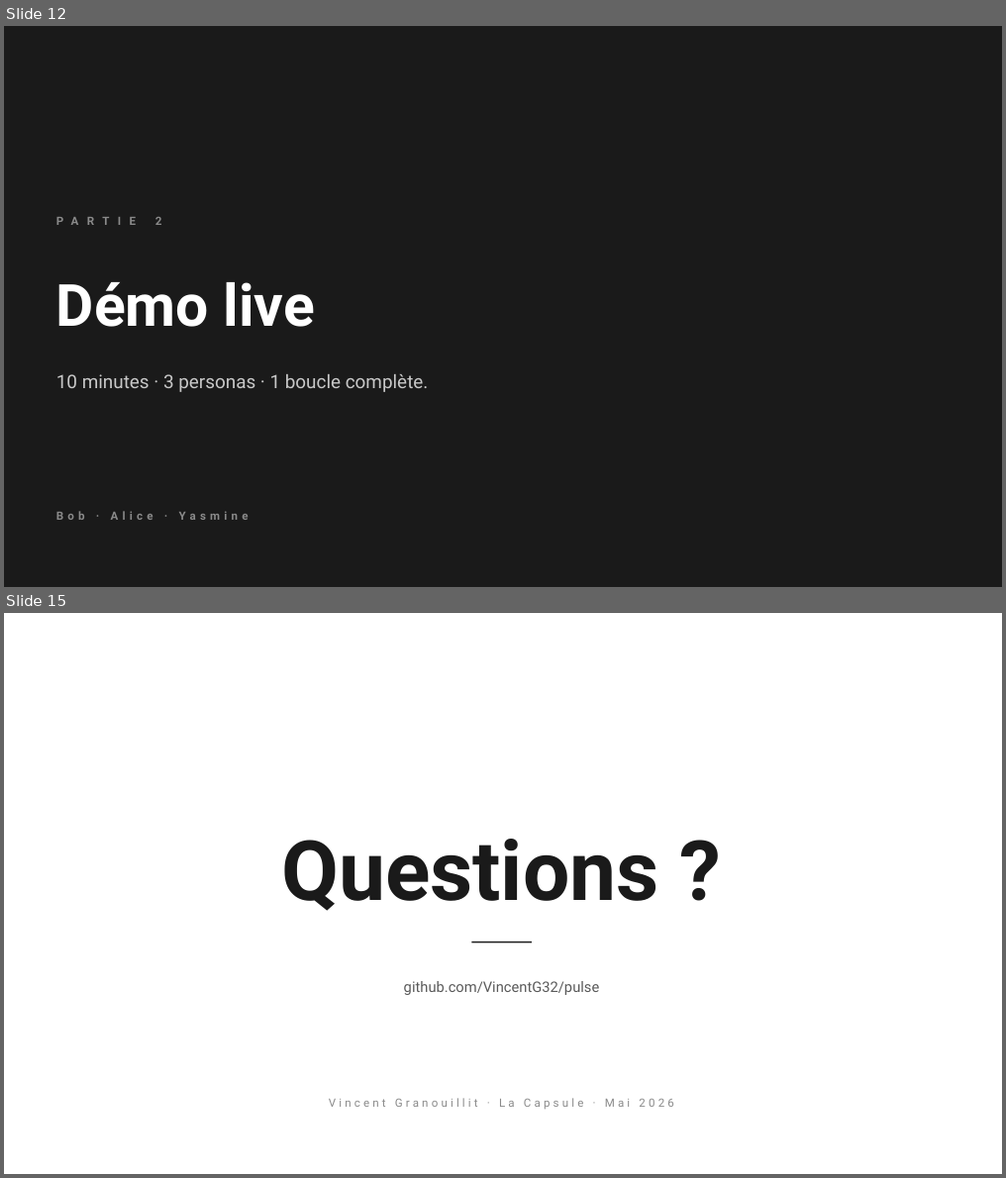
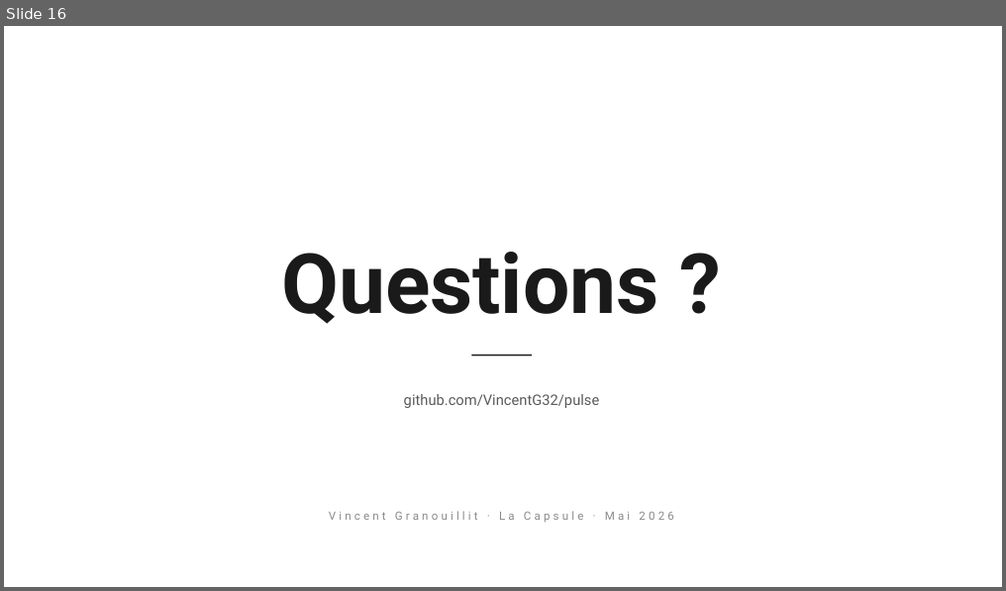
Before and after one commit to VincentG32/echo, a slide deck: docs/pulse-presentation.pptx. Shown one above the other, each under a label of ours: slides 12 and 15 before the commit, slide 16 after it; the slides between them are not shown. The pictures are 1006x1178 and 1006x591 pixels, drawn with LibreOffice and Linux fonts; fonts in the diff are those of the drawing. Boxes give left, top, right and bottom in pixels: in the first picture for what was removed or moved away, otherwise in the second. Text is boxed around its words. In the diff, an @@ line names an element or a change of style, - is before the commit and + after.

```diff
--- a/docs/pulse-presentation.pptx
+++ b/docs/pulse-presentation.pptx
@@ slide 12 removed at box(4, 26, 1002, 587), background #1A1A1A @@
@@ text removed at box(155, 217, 162, 225) @@
-PARTIE 2
@@ text removed at box(56, 282, 315, 327) @@
-Démo live
@@ text removed at box(56, 374, 429, 392) @@
-10 minutes · 3 personas · 1 boucle complète.
@@ text removed at box(56, 511, 249, 520) @@
-Bob · Alice · Yasmine
@@ what was slide 15 is now slide 16 @@
```
Also in this commit, not shown: 12 slides added, 10 other slides removed, 1 other file.
